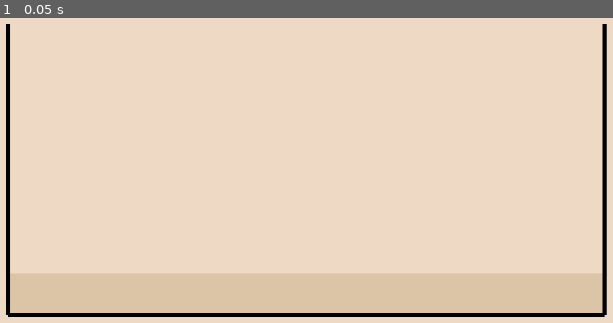
Above: before the commit, frame 1.
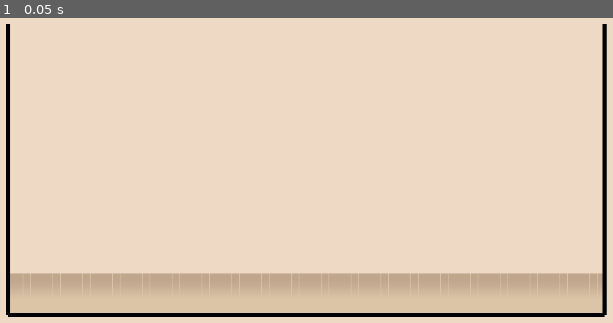
Above: after the commit, the same moment.

Repository: jac192133/Ecobana
Game: Godot game, scene res://scenes/MainScene.tscn
Two runs of this game, one before a commit and one after it. Both use one fixed random seed, a clock stepped at 60 frames per second and the inputs below.
Inputs:
- Up to frame 1 (0.05 s): no input

The runs differ from the first frame. In frame 1, 3.5% of the frame differs, in the area x 1-99%, y 83-88%.

Commit message:
gradiant works, though kind of square, but fine

Diff:
--- a/ecobana_reworked/shaders/substrate_gradient_shader.gdshader
+++ b/ecobana_reworked/shaders/substrate_gradient_shader.gdshader
@@ -1,14 +1,19 @@
 shader_type canvas_item;
 
-void vertex() {
-	// Called for every vertex the material is visible on.
+void fragment() {
+    float gradient = 1.0 - UV.y; // Creates a top-to-bottom gradient
+    float density = smoothstep(0.3, 0.9, gradient); // Controls dot density
+
+    // Create dot pattern
+    vec2 grid = fract(UV * vec2(80.0, 120.0)); // Adjust density scale (X, Y)
+    float dotPattern = step(0.04, grid.x) * step(0.04, grid.y); // Creates dots
+
+    // Apply gradient to dots
+    float finalPattern = dotPattern * density;
+
+    // Define colors
+    vec4 baseColor = vec4(0.862745, 0.772549, 0.65098, 1); // Substrate color
+    vec4 dotColor = vec4(0.75, 0.65, 0.55, 1.0); // Slightly darker for dots
+
+    COLOR = mix(baseColor, dotColor, finalPattern);
 }
-
-void fragment() {
-	// Called for every pixel the material is visible on.
-}
-
-//void light() {
-	// Called for every pixel for every light affecting the CanvasItem.
-	// Uncomment to replace the default light processing function with this one.
-//}
